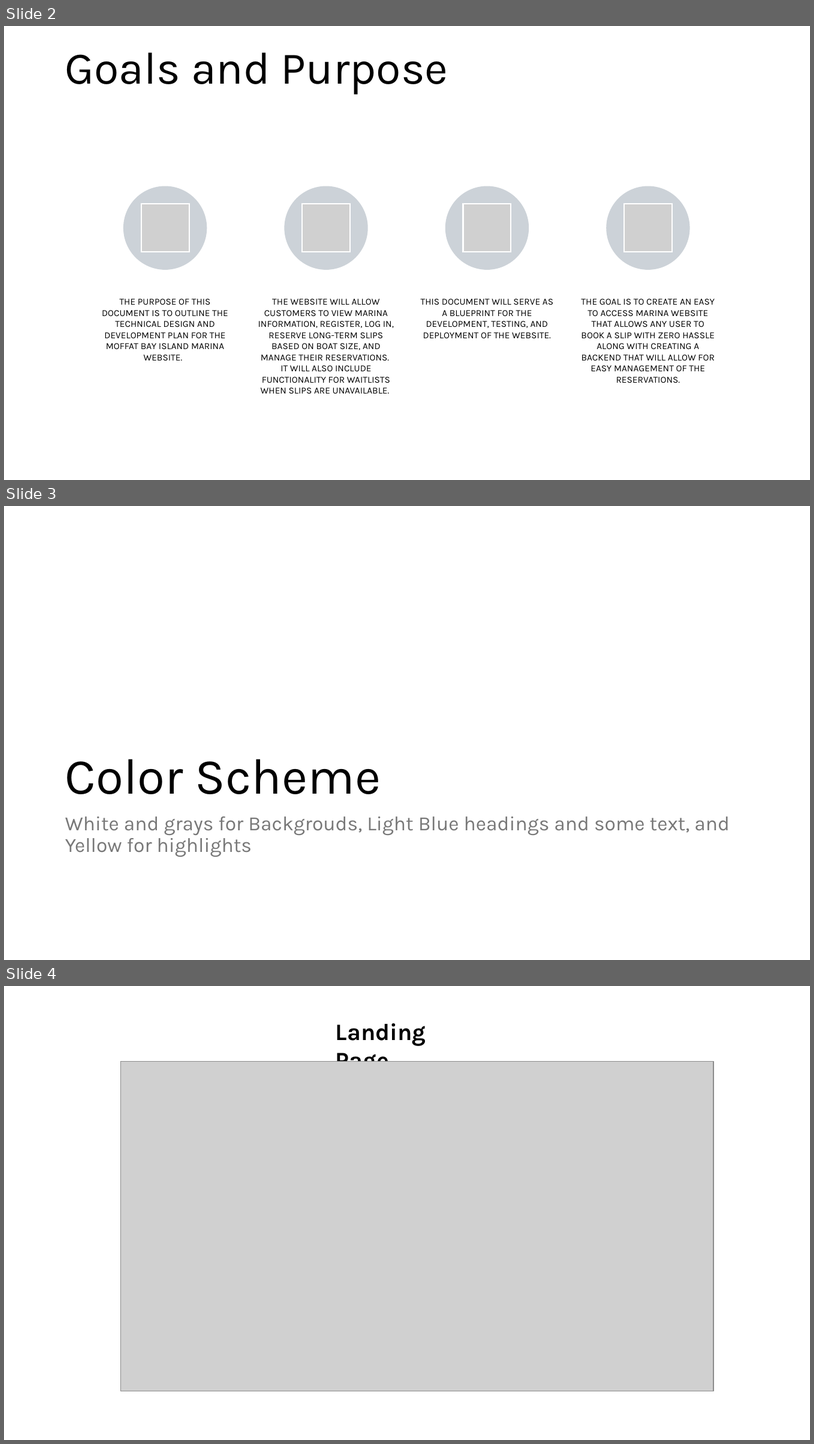
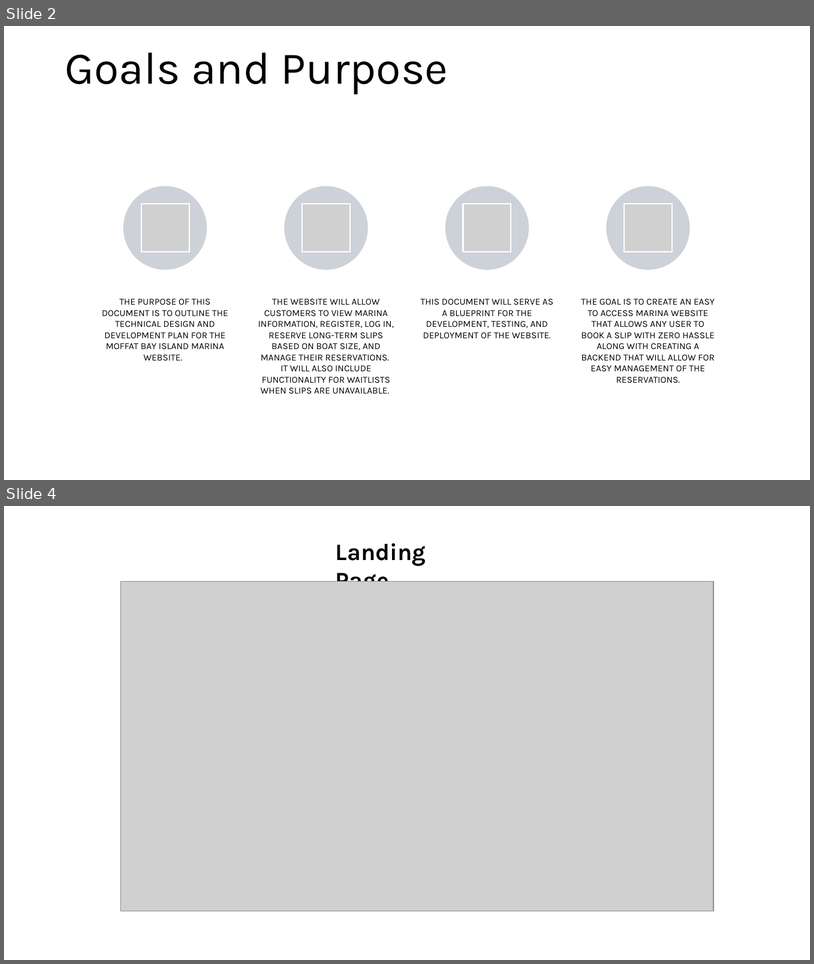
Before and after one commit to CalebStark/Moffat-Bay, a slide deck: Documentation/Prototype Assignment - Group 2.pptx. Shown one above the other, each under a label of ours: slides 2, 3 and 4 before the commit, slides 2 and 4 after it; the slides between them are not shown. The pictures are 814x1444 and 814x964 pixels, drawn with LibreOffice and Linux fonts; fonts in the diff are those of the drawing; grey boxes stand for pictures. Boxes give left, top, right and bottom in pixels: in the first picture for what was removed or moved away, otherwise in the second. Text is boxed around its words. In the diff, an @@ line names an element or a change of style, - is before the commit and + after.

```diff
--- a/Documentation/Prototype Assignment - Group 2.pptx
+++ b/Documentation/Prototype Assignment - Group 2.pptx
@@ slide 3 removed at [4,506,810,960], background #FFFFFF @@
@@ title removed at [65,759,381,794] @@
-Color Scheme
@@ text removed at [65,816,730,856] @@
-White and grays for Backgrouds, Light Blue headings and some text, and Yellow for highlights
```
Also in this commit, not shown: 1 slide added.
